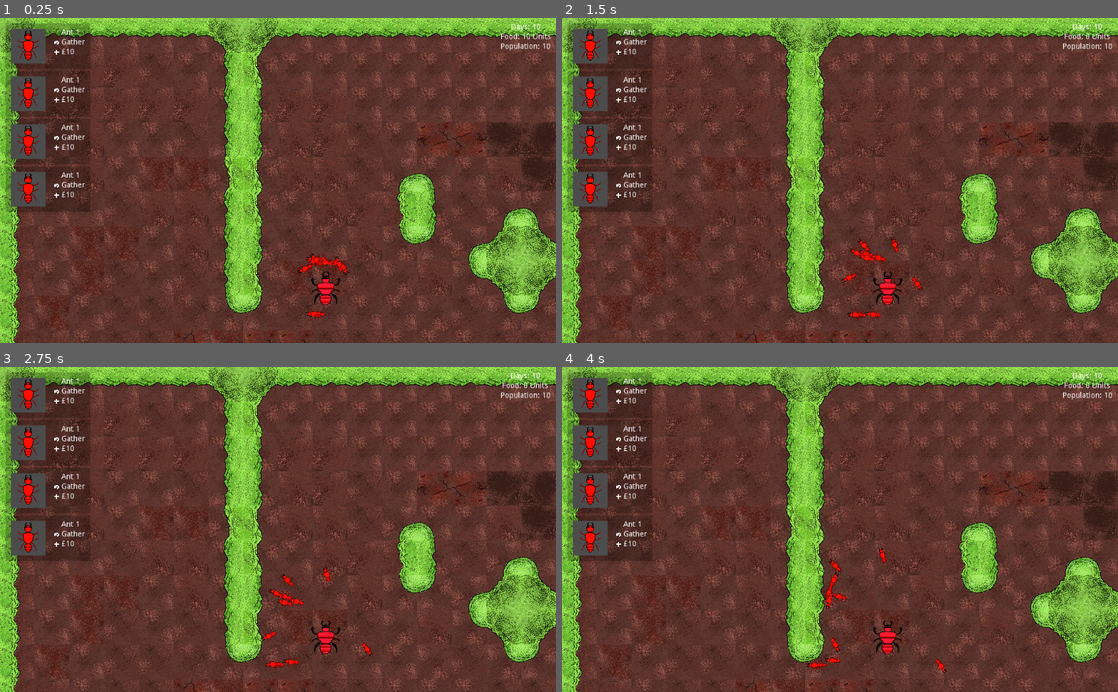
Above: before the commit, frames 1-4 (two rows, left to right).
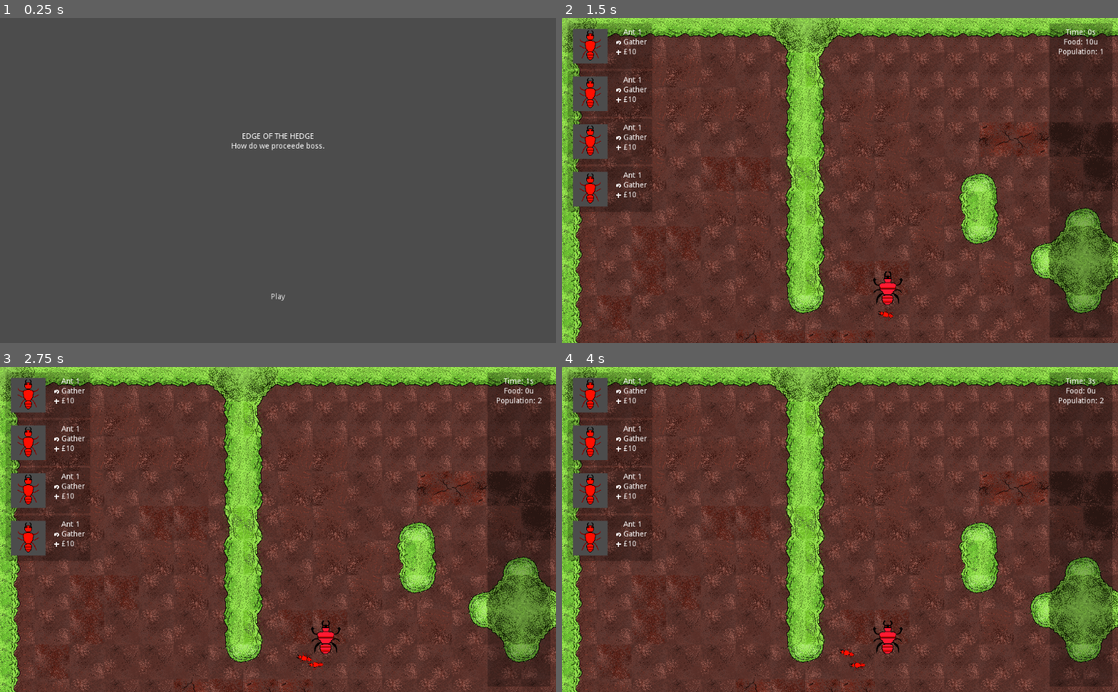
Above: after the commit, the same moments.

Repository: IBricchi/EdgeOfTheHedge
Game: Godot game, scene res://scenes/title_screen.tscn
Two runs of this game, one before a commit and one after it. Both use one fixed random seed, a clock stepped at 60 frames per second and the inputs below. Before the commit the project starts from res://scenes/game.tscn.
Inputs (mouse positions are in pixels of both pictures, inside the frame that each line leads up to):
- Up to frame 1 (0.25 s): no input
- Up to frame 2 (1.5 s): click (617, 50) at 0.52 s; click (840, 297) at 1.25 s, where only the run after the commit has a clickable "Play"
- Up to frame 3 (2.75 s): click (55, 399) at 2.02 s
- Up to frame 4 (4 s): click (617, 399) at 2.77 s; click (617, 399) at 3.52 s

The runs differ from the first frame. In frame 1, 97% of the frame differs, in the area x 0-100%, y 0-100%; in frame 2, 5.5%; in frame 3, 5.5%; in frame 4, 5.5%.

Commit message:
add title screens

Diff:
--- a/project.godot
+++ b/project.godot
@@ -27,8 +27,12 @@
 [application]
 
 config/name="EdgeOfTheHedge"
-run/main_scene="res://scenes/game.tscn"
+run/main_scene="res://scenes/title_screen.tscn"
 config/icon="res://icon.png"
+
+[autoload]
+
+Global="*res://scripts/global.gd"
 
 [input]
 
--- a/scenes/UI.tscn
+++ b/scenes/UI.tscn
@@ -1,8 +1,11 @@
-[gd_scene load_steps=4 format=2]
+[gd_scene load_steps=5 format=2]
 
 [ext_resource path="res://scenes/UI/ant_selector.tscn" type="PackedScene" id=1]
 [ext_resource path="res://scripts/UI.gd" type="Script" id=2]
 [ext_resource path="res://scenes/UI/ant_editor.tscn" type="PackedScene" id=3]
+
+[sub_resource type="StyleBoxFlat" id=1]
+bg_color = Color( 0, 0, 0, 0.254902 )
 
 [node name="UI" type="CanvasLayer"]
 script = ExtResource( 2 )
@@ -70,7 +73,7 @@
 anchor_left = 1.0
 anchor_right = 1.0
 anchor_bottom = 1.0
-margin_left = -112.0
+margin_left = -136.0
 custom_constants/margin_right = 10
 custom_constants/margin_top = 10
 custom_constants/margin_left = 10
@@ -79,42 +82,58 @@
 "_edit_use_anchors_": false
 }
 
-[node name="VBoxContainer" type="VBoxContainer" parent="ColonyStats"]
+[node name="cont" type="PanelContainer" parent="ColonyStats"]
 margin_left = 10.0
 margin_top = 10.0
-margin_right = 102.0
+margin_right = 126.0
 margin_bottom = 590.0
+size_flags_horizontal = 3
+custom_styles/panel = SubResource( 1 )
 
-[node name="Days" type="CenterContainer" parent="ColonyStats/VBoxContainer"]
-margin_right = 92.0
+[node name="cont" type="MarginContainer" parent="ColonyStats/cont"]
+margin_right = 116.0
+margin_bottom = 580.0
+custom_constants/margin_right = 10
+custom_constants/margin_top = 10
+custom_constants/margin_left = 10
+custom_constants/margin_bottom = 10
+
+[node name="list" type="VBoxContainer" parent="ColonyStats/cont/cont"]
+margin_left = 10.0
+margin_top = 10.0
+margin_right = 106.0
+margin_bottom = 570.0
+
+[node name="Time" type="CenterContainer" parent="ColonyStats/cont/cont/list"]
+margin_right = 96.0
 margin_bottom = 14.0
 
-[node name="Label" type="Label" parent="ColonyStats/VBoxContainer/Days"]
-margin_left = 18.0
-margin_right = 73.0
+[node name="Label" type="Label" parent="ColonyStats/cont/cont/list/Time"]
+margin_left = 28.0
+margin_right = 68.0
 margin_bottom = 14.0
-text = "Days: 10"
+text = "Time: "
 
-[node name="Food" type="CenterContainer" parent="ColonyStats/VBoxContainer"]
+[node name="PlayerFood" type="CenterContainer" parent="ColonyStats/cont/cont/list"]
 margin_top = 18.0
-margin_right = 92.0
+margin_right = 96.0
 margin_bottom = 32.0
 
-[node name="Label" type="Label" parent="ColonyStats/VBoxContainer/Food"]
-margin_left = 18.0
-margin_right = 73.0
+[node name="Label" type="Label" parent="ColonyStats/cont/cont/list/PlayerFood"]
+margin_left = 30.0
+margin_right = 65.0
 margin_bottom = 14.0
-text = "Food: 10"
+text = "Food:"
 
-[node name="Population" type="CenterContainer" parent="ColonyStats/VBoxContainer"]
+[node name="Population" type="CenterContainer" parent="ColonyStats/cont/cont/list"]
 margin_top = 36.0
-margin_right = 92.0
+margin_right = 96.0
 margin_bottom = 50.0
 
-[node name="Label" type="Label" parent="ColonyStats/VBoxContainer/Population"]
-margin_right = 92.0
+[node name="Label" type="Label" parent="ColonyStats/cont/cont/list/Population"]
+margin_right = 96.0
 margin_bottom = 14.0
-text = "Population: 10"
+text = "Population:100"
 
 [node name="AntEditor" parent="." instance=ExtResource( 3 )]
 visible = false
--- /dev/null
+++ b/scenes/death_screen.tscn
@@ -0,0 +1,88 @@
+[gd_scene load_steps=4 format=2]
+
+[ext_resource path="res://Scripts/death_screen.gd" type="Script" id=1]
+[ext_resource path="res://Assets/FontResource/ui-label.tres" type="DynamicFont" id=2]
+[ext_resource path="res://Assets/FontResource/subtitle.tres" type="DynamicFont" id=3]
+
+[node name="death_screen" type="MarginContainer"]
+anchor_right = 1.0
+anchor_bottom = 1.0
+margin_left = 15.0
+margin_top = 15.0
+margin_right = -15.0
+margin_bottom = -15.0
+mouse_filter = 2
+script = ExtResource( 1 )
+__meta__ = {
+"_edit_use_anchors_": false
+}
+
+[node name="cont" type="VBoxContainer" parent="."]
+margin_right = 994.0
+margin_bottom = 570.0
+mouse_filter = 2
+size_flags_horizontal = 3
+size_flags_vertical = 3
+
+[node name="title" type="CenterContainer" parent="cont"]
+margin_right = 994.0
+margin_bottom = 402.0
+mouse_filter = 2
+size_flags_horizontal = 3
+size_flags_vertical = 3
+
+[node name="Label" type="Label" parent="cont/title"]
+margin_left = 239.0
+margin_top = 120.0
+margin_right = 754.0
+margin_bottom = 281.0
+custom_fonts/font = ExtResource( 3 )
+text = "You ran out of money in 1 turns.
+
+This led to your immediate
+spontaneous combustion."
+align = 1
+
+[node name="cont" type="MarginContainer" parent="cont"]
+margin_top = 406.0
+margin_right = 994.0
+margin_bottom = 570.0
+custom_constants/margin_top = 60
+custom_constants/margin_bottom = 60
+
+[node name="options" type="HBoxContainer" parent="cont/cont"]
+margin_top = 60.0
+margin_right = 994.0
+margin_bottom = 104.0
+mouse_filter = 2
+size_flags_horizontal = 3
+
+[node name="menu" type="CenterContainer" parent="cont/cont/options"]
+margin_right = 495.0
+margin_bottom = 44.0
+mouse_filter = 2
+size_flags_horizontal = 3
+size_flags_vertical = 3
+
+[node name="button" type="Button" parent="cont/cont/options/menu"]
+margin_left = 152.0
+margin_right = 342.0
+margin_bottom = 44.0
+custom_fonts/font = ExtResource( 2 )
+text = "Main Menu"
+flat = true
+
+[node name="play" type="CenterContainer" parent="cont/cont/options"]
+margin_left = 499.0
+margin_right = 994.0
+margin_bottom = 44.0
+mouse_filter = 2
+size_flags_horizontal = 3
+
+[node name="button" type="Button" parent="cont/cont/options/play"]
+margin_left = 158.0
+margin_right = 337.0
+margin_bottom = 44.0
+custom_fonts/font = ExtResource( 2 )
+text = "Start Over"
+flat = true
--- /dev/null
+++ b/scenes/title_screen.tscn
@@ -0,0 +1,80 @@
+[gd_scene load_steps=2 format=2]
+
+[ext_resource path="res://Scripts/title_screen.gd" type="Script" id=4]
+
+[node name="title_screen" type="MarginContainer"]
+anchor_right = 1.0
+anchor_bottom = 1.0
+margin_left = 15.0
+margin_top = 15.0
+margin_right = -15.0
+margin_bottom = -15.0
+mouse_filter = 2
+script = ExtResource( 4 )
+__meta__ = {
+"_edit_use_anchors_": false
+}
+
+[node name="cont" type="VBoxContainer" parent="."]
+margin_right = 994.0
+margin_bottom = 570.0
+mouse_filter = 2
+size_flags_horizontal = 3
+size_flags_vertical = 3
+
+[node name="title" type="CenterContainer" parent="cont"]
+margin_right = 994.0
+margin_bottom = 426.0
+mouse_filter = 2
+size_flags_horizontal = 3
+size_flags_vertical = 3
+
+[node name="cont" type="VBoxContainer" parent="cont/title"]
+margin_left = 411.0
+margin_top = 197.0
+margin_right = 583.0
+margin_bottom = 229.0
+
+[node name="title" type="Label" parent="cont/title/cont"]
+margin_right = 172.0
+margin_bottom = 14.0
+text = "EDGE OF THE HEDGE"
+align = 1
+
+[node name="subtitle" type="Label" parent="cont/title/cont"]
+margin_top = 18.0
+margin_right = 172.0
+margin_bottom = 32.0
+text = "How do we proceede boss."
+align = 1
+__meta__ = {
+"_edit_use_anchors_": false
+}
+
+[node name="cont" type="MarginContainer" parent="cont"]
+margin_top = 430.0
+margin_right = 994.0
+margin_bottom = 570.0
+custom_constants/margin_top = 60
+custom_constants/margin_bottom = 60
+
+[node name="options" type="HBoxContainer" parent="cont/cont"]
+margin_top = 60.0
+margin_right = 994.0
+margin_bottom = 80.0
+mouse_filter = 2
+size_flags_horizontal = 3
+
+[node name="play" type="CenterContainer" parent="cont/cont/options"]
+margin_right = 994.0
+margin_bottom = 20.0
+mouse_filter = 2
+size_flags_horizontal = 3
+size_flags_vertical = 3
+
+[node name="button" type="Button" parent="cont/cont/options/play"]
+margin_left = 478.0
+margin_right = 516.0
+margin_bottom = 20.0
+text = "Play"
+flat = true
--- a/scripts/UI.gd
+++ b/scripts/UI.gd
@@ -6,12 +6,34 @@
 onready var ant_list = $AntDetails/list
 onready var ants = ant_list.get_children();
 
+onready var time_label = $ColonyStats/cont/cont/list/Time/Label
+onready var population_label = $ColonyStats/cont/cont/list/Population/Label
+onready var player_food_label = $ColonyStats/cont/cont/list/PlayerFood/Label
+
 onready var ant_editor = $AntEditor
+
+var time: float = 0 setget set_time
+func set_time(val):
+	time = val
+	time_label.text = "Time: %.0fs" % val
+
+var population: int = 0 setget set_population
+func set_population(val):
+	population = val
+	population_label.text = "Population: %d" % val
+
+var player_food: int = 0 setget set_food
+func set_food(val):
+	player_food = val
+	player_food_label.text = "Food: %du" % val
 
 func _ready():
 	for ant in ants:
 		ant.connect("open_ant_editor", self, "open_ant_editor")
 		ant.connect("birth_ant", self, "on_birth_ant")
+
+func _process(delta):
+	self.time += delta
 
 func open_ant_editor(ant: AntSelector):
 	ant_editor.open_for(ant)
@@ -21,6 +43,3 @@
 
 func get_context(idx):
 	return ants[idx]
-
-func display_food(value):
-	$ColonyStats/VBoxContainer/Food/Label.text = "Food: %d Units" % value
--- a/scripts/ant.gd
+++ b/scripts/ant.gd
@@ -7,6 +7,9 @@
 onready var ant_collider : CollisionPolygon2D = $"AntCollision"
 
 var marker : Resource = preload("res://scenes/marker.tscn")
+
+signal die
+signal add_food(count)
 
 var context;
 
@@ -54,54 +57,53 @@
 
 
 func _physics_process(delta):
-	hunger -= delta * hunger_rate;
+	if alive:
+		hunger -= delta * hunger_rate;
 
-	# if the ant is moving
-	if ant_priority != priority.idle :
-		if ant_priority != priority.go_home :
-			#print(marker_set_timer)
-			marker_set_timer -= delta
-			if marker_set_timer < 0:
-				put_down_marker()
+		# if the ant is moving
+		if ant_priority != priority.idle :
+			if ant_priority != priority.go_home :
+				#print(marker_set_timer)
+				marker_set_timer -= delta
+				if marker_set_timer < 0:
+					put_down_marker()
+			else:
+				marker_follow_timer -= delta
+
+			check_sensors()
+
+			manage_movement_and_collision( move_and_collide(delta* desired_direction * speed))
+
+			# make sure the walk animation is playing and make sure the animation is playing at the correct speed
+			if not walk_sprite.visible:
+				print("walk sprite not visible")
+				walk_sprite.visible = true
+				idle_sprite.visible = false
+			walk_sprite.frames.set_animation_speed("Walk", 24* delta*speed)
+			# rotate the ant
+			look_at(position + desired_direction)
+
+		# if the ant isnt moving play the idle animation
 		else:
-			marker_follow_timer -= delta
+			idle_timer -= delta
+			if idle_timer < 0:
+				ant_priority = priority.go_home
+				idle_timer = 1
+				desired_direction = - desired_direction
+			if not idle_sprite.visible:
+				walk_sprite.visible = false
+				idle_sprite.visible = true
 
-		check_sensors()
+		if hunger < 0 or health < 0:
+			if food_carried == 0 :
+				ant_death()
+			else:
+				food_carried -= 1
+				hunger = hunger_max
+				health = max(health_max, health/2)
 
-		manage_movement_and_collision( move_and_collide(delta* desired_direction * speed))
-
-		# make sure the walk animation is playing and make sure the animation is playing at the correct speed
-		if not walk_sprite.visible:
-			print("walk sprite not visible")
-			walk_sprite.visible = true
-			idle_sprite.visible = false
-		walk_sprite.frames.set_animation_speed("Walk", 24* delta*speed)
-		# rotate the ant
-		look_at(position + desired_direction)
-
-	# if the ant isnt moving play the idle animation
-	else:
-		idle_timer -= delta
-		if idle_timer < 0:
-			ant_priority = priority.go_home
-			idle_timer = 1
-			desired_direction = - desired_direction
-		if not idle_sprite.visible:
-			walk_sprite.visible = false
-			idle_sprite.visible = true
-
-	if hunger < 0 or health < 0:
-		if food_carried == 0 :
-			ant_death()
-		else:
-			food_carried -= 1
-			hunger = hunger_max
-			health = max(health_max, health/2)
-
-
-	if hunger < hunger_max / 2 or health < health_max/10:
-		priority.go_home
-
+		if hunger < hunger_max / 2 or health < health_max/10:
+			priority.go_home
 
 func set_ant_home(v):
 	home = v
@@ -138,6 +140,7 @@
 
 
 func ant_death():
+	emit_signal("die")
 	self.modulate = Color(0.1,0.1,0.1)
 	desired_direction = Vector2.ZERO
 	speed = 0
@@ -188,8 +191,7 @@
 
 
 func reached_home():
-	get_parent().player_food += food_carried
-	get_parent().get_node("UI").display_food(get_parent().player_food)
+	emit_signal("add_food", food_carried)
 	hunger = hunger_max
 	ant_priority = priority.find_food
 	# bounce back in the same desired_direction that the ant came from plusminus pi/2
--- /dev/null
+++ b/scripts/death_screen.gd
@@ -0,0 +1,19 @@
+extends Control
+
+onready var prompt: Label = $"cont/title/Label"
+onready var mm: Button = $"cont/cont/options/menu/button"
+onready var play: Button = $"cont/cont/options/play/button"
+
+func _ready():
+	mm.connect("button_down", self, "_on_mm")
+	play.connect("button_down", self, "_on_play")
+	if(Global.win):
+		prompt.text = "You did it boss, and it only took %d seconds. Those fat ants stood no change angainst your tactical prowess." % Global.time
+	else:
+		prompt.text = "I'm sorry boss it took them %d seconds to beat us. I'm sure they were cheating." % Global.time
+
+func _on_mm():
+	get_tree().change_scene("res://Scenes/title_screen.tscn")
+
+func _on_play():
+	get_tree().change_scene("res://Scenes/game.tscn")
--- a/scripts/game.gd
+++ b/scripts/game.gd
@@ -10,9 +10,21 @@
 
 var ant_home : Vector2 = Vector2(600,500)
 var markers : Array = []
-var player_food : int = 10
+var player_food : int = 10 setget set_player_food
+func set_player_food(val):
+	player_food = val
+	ui.player_food = val
 
 var queen_inst;
+
+var ant_count = 0 setget set_ant_count;
+func set_ant_count(val):
+	ant_count = val
+	ui.population = val
+	if val <= 0:
+		Global.win = false
+		Global.time = ui.time
+		get_tree().change_scene("res://scenes/death_screen.tscn")
 
 func _ready():
 	ui.connect("birth_ant", self, "birth_ant")
@@ -22,7 +34,7 @@
 	queen_inst.translate(ant_home)
 	queen_inst.modulate = Color(1,0.1,0.2)
 
-	for i in 10:
+	for i in 1:
 		birth_ant(ui.get_context(0), true)
 
 	lett_spawner.setup(0,2048,0,1152,10,50,10)
@@ -34,8 +46,17 @@
 		if not free:
 			player_food -= context.cost
 		var ant_inst = ant.instance()
+		ant_inst.connect("add_food", self, "on_add_food")
+		ant_inst.connect("die", self, "on_ant_death")
+		self.ant_count += 1
 		add_child(ant_inst)
 		ant_inst.scale /= 2
 		ant_inst.translate(ant_home)
 		ant_inst.set_ant_home(queen_inst)
 		ant_inst.set_context(context)
+
+func on_add_food(count):
+	self.player_food += count
+
+func on_ant_death():
+	self.ant_count -= 1
--- /dev/null
+++ b/scripts/global.gd
@@ -0,0 +1,4 @@
+extends Node
+
+var win: bool = false
+var time: int = 0
--- /dev/null
+++ b/scripts/title_screen.gd
@@ -0,0 +1,10 @@
+extends Control
+
+onready var play: Button = $"cont/cont/options/play/button"
+onready var settings: Button = $"cont/cont/options/settings/button"
+
+func _ready():
+	play.connect("button_down", self, "_on_play")
+
+func _on_play():
+	get_tree().change_scene("res://Scenes/game.tscn")
